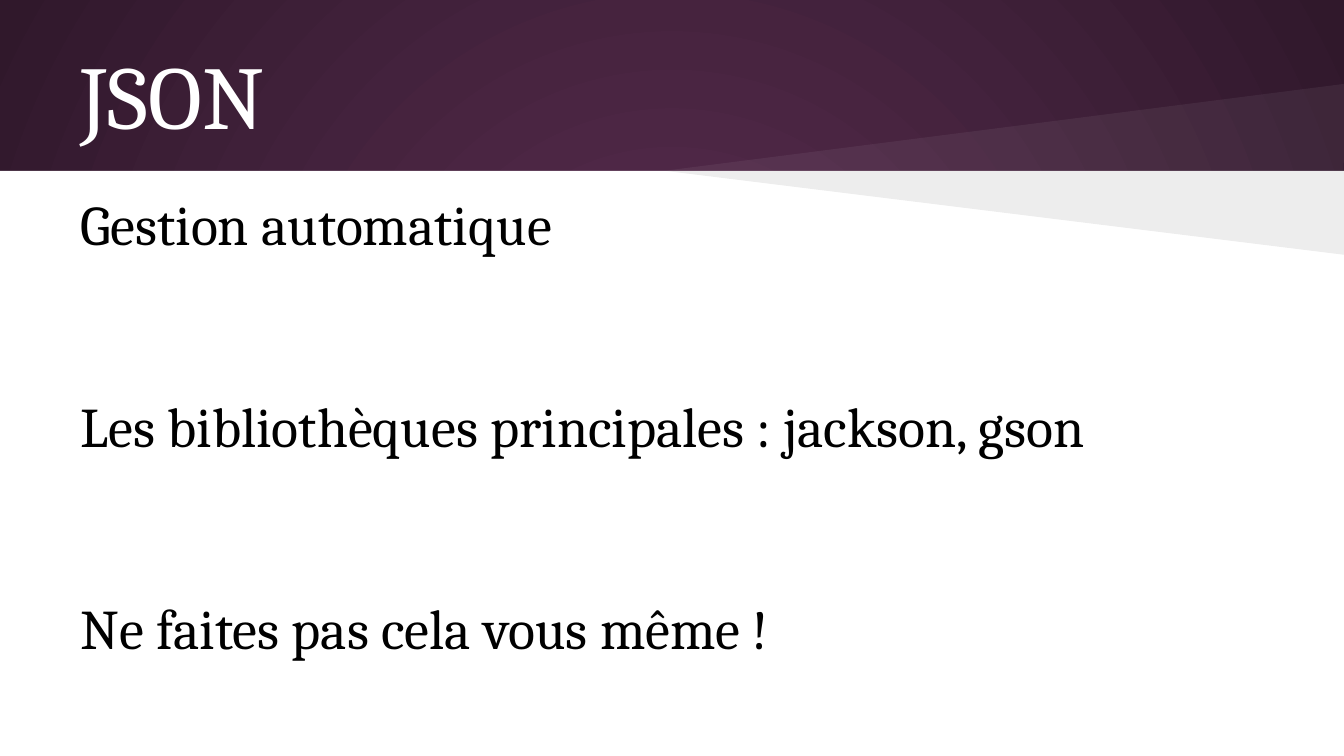
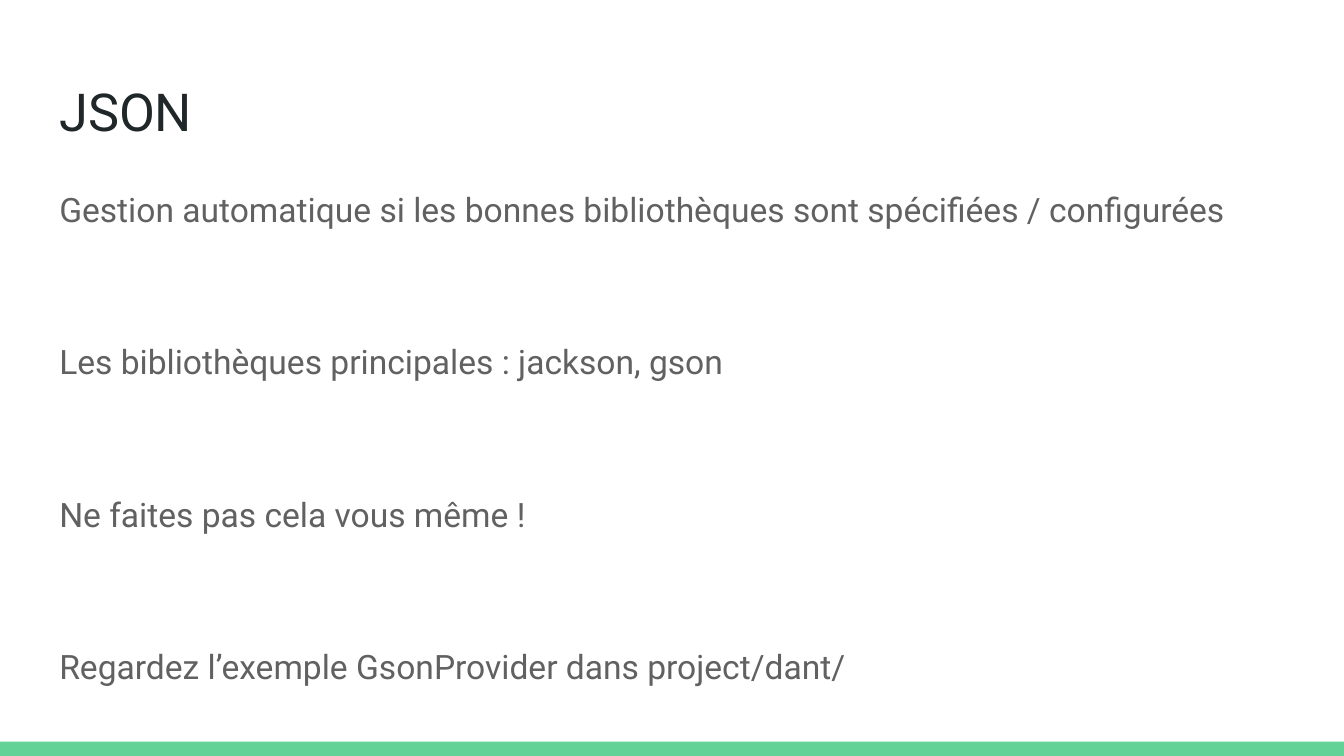
Before and after one commit to olivier-pitton/dant, a slide deck: slide 31 of jaxrs/Cours JAX-RS.pptx (slide 33 before the commit). Drawn at 1344x756 pixels with LibreOffice and Linux fonts; fonts in the diff are those of the drawing. Boxes give left, top, right and bottom in pixels: in the first picture for what was removed or moved away, otherwise in the second. Text is boxed around its words. In the diff, an @@ line names an element or a change of style, - is before the commit and + after.

Commit message:
new jax-rs + move project

```diff
--- a/jaxrs/Cours JAX-RS.pptx
+++ b/jaxrs/Cours JAX-RS.pptx
@@ background gradient #592D50 to #30182B to #FFFFFF @@
@@ title "JSON": place and size @@
-title "JSON" at (81, 68, 265, 147)
+title "JSON" at (59, 93, 192, 132)
@@ title "JSON" at (59, 93, 192, 132): size 48 to 28 pt, font Cambria to Roboto, text colour #FFFFFF to #202729; vertical alignment middle to top @@
@@ freeform shape removed at (665, 83, 1344, 171) @@
@@ rectangle removed at (0, 171, 1344, 755) @@
@@ text "Gestion automatique si les bonnes ...": place and size @@
-text "Gestion automatique si les bonnes ..." at (81, 207, 1085, 661)
+text "Gestion automatique si les bonnes ..." at (59, 196, 1224, 686)
@@ freeform shape removed at (665, 171, 1344, 254) @@
@@ text at (59, 196, 1224, 229): text changed; size 30 to 18 pt; font Cambria to Roboto; text colour #000000 to #616161 @@
-Gestion automatique
+Gestion automatique si les bonnes bibliothèques sont spécifiées / configurées
@@ text at (59, 349, 723, 534): size 30 to 18 pt, font Cambria to Roboto, text colour #000000 to #616161 in "Les bibliothèques principales : jackson, gson", "Ne faites pas cela vous même !"; line spacing 1 to 1.15; more space between paragraphs @@
@@ text at (59, 654, 845, 686): paragraph added @@
+Regardez l’exemple GsonProvider dans project/dant/
@@ rectangle added at (0, 742, 1344, 756), fill #63D297 @@
```
Also in this commit, not shown: 30 other slides changed, 3 slides added, 7 slides removed, 13 other files.
